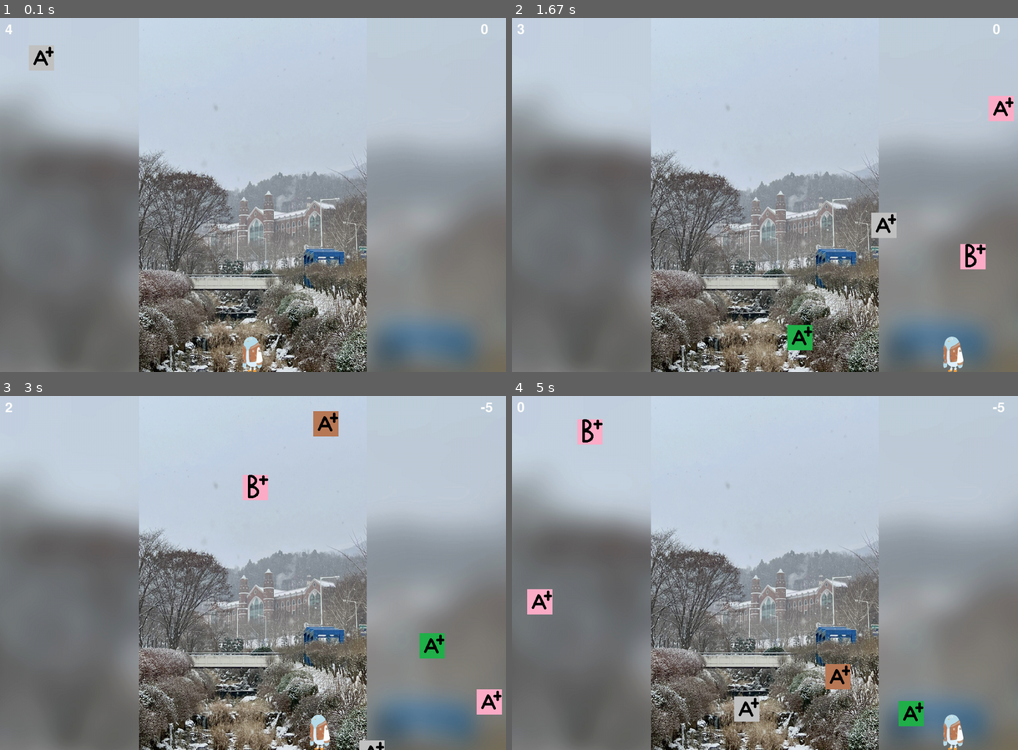
Above: before the commit, frames 1-4 (two rows, left to right).
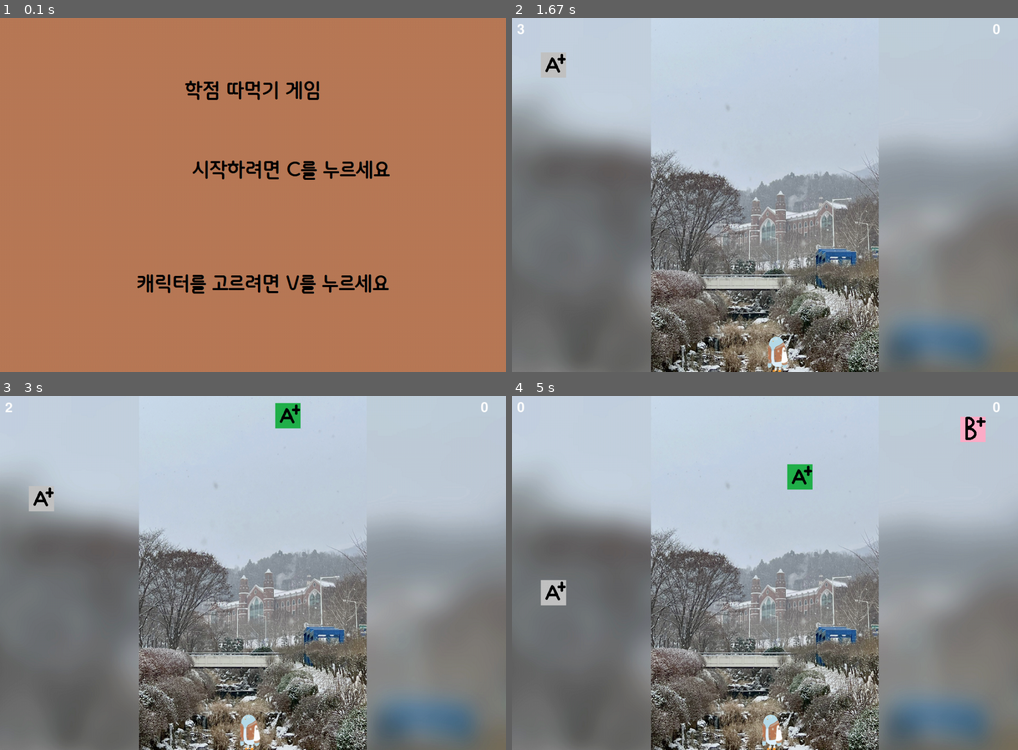
Above: after the commit, the same moments.

Repository: Burna0912/team_project
Game: pygame game, started from workspace/boo_pygame.py
Two runs of this game, one before a commit and one after it. Both use one fixed random seed, a clock stepped at 60 frames per second and the inputs below.
Inputs:
- Up to frame 1 (0.1 s): no input
- Up to frame 2 (1.67 s): tap C at 0.33 s; hold Right 0.67-1.13 s; hold Right 1.17-1.63 s; tap Space at 1.23, 1.53 s
- Up to frame 3 (3 s): hold Left 1.67-2.2 s; tap Space at 1.73, 2.03, 2.3, 2.6, 2.73 s; hold Left 2.23-2.63 s; hold Right from 2.67 s (still down)
- Up to frame 4 (5 s): tap Space at 3.03, 3.4, 3.7, 3.9, 4.2, 4.4, 4.7, 4.9 s; release Right at 3.3 s; hold Left 3.33-3.8 s; hold Right 3.83-4.3 s; hold Right 4.33-4.8 s; hold Left from 4.83 s (still down)

The runs differ from the first frame. In frame 1, 100% of the frame differs, in the area x 0-100%, y 0-100%; in frame 2, 2.4%; in frame 3, 2.8%; in frame 4, 3.4%.

Commit message:
게임 시작 화면 추가, 화면 전환 기능 추가

Diff:
--- a/workspace/boo_pygame.py
+++ b/workspace/boo_pygame.py
@@ -14,12 +14,18 @@
 # 화면 타이틀 설정
 pygame.display.set_caption("BOO GAME")
 
+GAME_START = 0
+GAME_PLAYING = 1
+GAME_OVER = 2
+game_state = GAME_START
+GameOver_screen = pygame.image.load("./../resource/images/game_over.png") #게임 오버 화면
+GameStart_screen = pygame.image.load("./../resource/images/game_start.png") #게임 시작 화면
 # FPS
 clock = pygame.time.Clock()
 
 background_1 = pygame.image.load("./../resource/images/BACK1.png") #1학기 배경
 background_2 = pygame.image.load("./../resource/images/BACK2.png") #2학기 배경
-GameOver = pygame.image.load("./../resource/images/game_over.png") #게임 오버
+
 
 BOO = pygame.image.load("./../resource/images/BOO.png") # 기본 부
 BOO_pink = pygame.image.load("./../resource/images/BOO_pink.png") #핑크색 부
@@ -97,7 +103,7 @@
 
 running = True
 while running:
-    dt = clock.tick(60)
+    dt = clock.tick(120)
 
     # 경과 시간 계산
     elapsed_time = (pygame.time.get_ticks() - start_ticks) / 1000
@@ -109,122 +115,148 @@
         if event.type == pygame.QUIT:
             running = False
 
+        if event.type == pygame.KEYDOWN:
+            if game_state == GAME_START:
+                if event.key == pygame.K_c:  # C 키를 눌렀을 때 게임 시작
+                    game_state = GAME_PLAYING
+            elif game_state == GAME_OVER:
+                if event.key == pygame.K_c:  # C 키를 눌렀을 때 게임 재시작
+                    score = 0
+                    game_state = GAME_PLAYING
+                    start_ticks = pygame.time.get_ticks()
+                    # 게임 상태와 점수 등 초기화
+
+        if game_state == GAME_START:
+        # 게임 시작 화면 출력
+            screen.blit(GameStart_screen, (0, 0))
+
+        elif game_state == GAME_OVER:
+            screen.blit(GameOver_screen, (0, 0))
+
+        elif game_state == GAME_PLAYING:
+        # 게임 플레이 중일 때의 로직
+        # ...
         # 키보드 입력 설정
-        if event.type == pygame.KEYDOWN:
-            if event.key == pygame.K_LEFT:
-                to_x -= boo_speed
-            elif event.key == pygame.K_RIGHT:
-                to_x += boo_speed
-
-
-        if event.type == pygame.KEYUP:
-            if event.key == pygame.K_LEFT or event.key == pygame.K_RIGHT:
-                to_x = 0
-
-    # 부가 화면 밖으로 넘어가지 않도록 조치
-    if BOO_x_pos < 0:
-        BOO_x_pos = 0
-    elif BOO_x_pos > screen_width-BOO_width:
-        BOO_x_pos =screen_width-BOO_width
-
-    BOO_x_pos += to_x * dt
-
-    # 캐릭터 위치 정의 (좌, 우로만 움직이며 대쉬가 있음)
-    A_y_pos += A_speed * dt
-    if A_y_pos > screen_height:
-        A_y_pos = random.randint(-1000, 0)
-        A_x_pos = random.randint(0, screen_width - A_width)
-
-    B_y_pos += B_speed * dt
-    if B_y_pos > screen_height:
-        B_y_pos = random.randint(-500, 0)
-        B_x_pos = random.randint(0, screen_width - B_width)
-
-    C_y_pos += C_speed * dt
-    if C_y_pos > screen_height:
-        C_y_pos = random.randint(-250, 0)
-        C_x_pos = random.randint(0, screen_width - C_width)
-
-    D_y_pos += D_speed * dt
-    if D_y_pos > screen_height:
-        D_y_pos = random.randint(-125, 0)
-        D_x_pos = random.randint(0, screen_width - D_width)
-
-    F_y_pos += F_speed * dt
-    if F_y_pos > screen_height:
-        F_y_pos = 0
-        F_x_pos = random.randint(0, screen_width - F_width)
-
-
-    # 학점 위치 정의 (A+, B+, C+, D+, F마다 다르게 설정)
-
-    # 충돌 처리 (A+: 10점, B+: 7점, C+: 5점, D+: 3점, F: -5점)
-    BOO_rect = BOO.get_rect()
-    BOO_rect.left = BOO_x_pos
-    BOO_rect.top = BOO_y_pos
-
-    A_rect = A.get_rect()
-    A_rect.left = A_x_pos
-    A_rect.top = A_y_pos
-
-    B_rect = B.get_rect()
-    B_rect.left = B_x_pos
-    B_rect.top = B_y_pos
-
-    C_rect = C.get_rect()
-    C_rect.left = C_x_pos
-    C_rect.top = C_y_pos
-
-    D_rect = D.get_rect()
-    D_rect.left = D_x_pos
-    D_rect.top = D_y_pos
-
-    F_rect = F.get_rect()
-    F_rect.left = F_x_pos
-    F_rect.top = F_y_pos
-
-    if BOO_rect.colliderect(A_rect):
-        score += 10
-        A_y_pos = random.randint(-1000, 0)
-    elif BOO_rect.colliderect(B_rect):
-        score += 7
-        B_y_pos = random.randint(-500, 0)
-    elif BOO_rect.colliderect(C_rect):
-        score += 5
-        C_y_pos = random.randint(-250, 0)
-    elif BOO_rect.colliderect(D_rect):
-        score += 3
-        D_y_pos = random.randint(-125, 0)
-    elif BOO_rect.colliderect(F_rect):
-        score -= 5
-        F_y_pos = 0
-
-
-
-
-    if (total_time-elapsed_time) >30: #시간이 30초 이상 남았을 때 1학기 배경화면 출력
-        screen.blit(background_1,(0,0))
-        screen.blit(timer, (10, 10))
-        screen.blit(get_point, (screen_width-50, 10))
-    elif (total_time-elapsed_time) >0: #시간이 30초 이하 남았을 때 2학기 배경화면 출력
-        screen.blit(background_2,(0,0))
-        screen.blit(timer, (10, 10))
-        screen.blit(get_point, (screen_width-50, 10))
-    else:
-        BOO_x_pos = 10000 #남은 시간이 0 일 때 부를 화면에 뜨지 않도록 처리
-        A_x_pos, B_x_pos, C_x_pos, D_x_pos, F_x_pos = 10000, 10000, 10000, 10000, 10000
-        screen.blit(GameOver,(0,0)) #남은 시간이 0 일 때 게임오버 화면 출력
-        screen.blit(get_point, (screen_width/2, screen_height/2))
-
-    screen.blit(BOO_brown, (BOO_x_pos,BOO_y_pos)) #부를 화면에 출력
-    screen.blit(A, (A_x_pos, A_y_pos))
-    screen.blit(B, (B_x_pos, B_y_pos))
-    screen.blit(C, (C_x_pos, C_y_pos))
-    screen.blit(D, (D_x_pos, D_y_pos))
-    screen.blit(F, (F_x_pos, F_y_pos))
+            if event.type == pygame.KEYDOWN:
+                if event.key == pygame.K_LEFT:
+                    to_x -= boo_speed
+                elif event.key == pygame.K_RIGHT:
+                    to_x += boo_speed
+
+
+            if event.type == pygame.KEYUP:
+                if event.key == pygame.K_LEFT or event.key == pygame.K_RIGHT:
+                    to_x = 0
+
+        # 부가 화면 밖으로 넘어가지 않도록 조치
+            if BOO_x_pos < 0:
+                BOO_x_pos = 0
+            elif BOO_x_pos > screen_width-BOO_width:
+                BOO_x_pos =screen_width-BOO_width
+
+            BOO_x_pos += to_x * dt
+
+        # 캐릭터 위치 정의 (좌, 우로만 움직이며 대쉬가 있음)
+            A_y_pos += A_speed * dt
+            if A_y_pos > screen_height:
+                A_y_pos = random.randint(-1000, 0)
+                A_x_pos = random.randint(0, screen_width - A_width)
+
+            B_y_pos += B_speed * dt
+            if B_y_pos > screen_height:
+                B_y_pos = random.randint(-500, 0)
+                B_x_pos = random.randint(0, screen_width - B_width)
+
+            C_y_pos += C_speed * dt
+            if C_y_pos > screen_height:
+                C_y_pos = random.randint(-250, 0)
+                C_x_pos = random.randint(0, screen_width - C_width)
+
+            D_y_pos += D_speed * dt
+            if D_y_pos > screen_height:
+                D_y_pos = random.randint(-125, 0)
+                D_x_pos = random.randint(0, screen_width - D_width)
+
+            F_y_pos += F_speed * dt
+            if F_y_pos > screen_height:
+                F_y_pos = 0
+                F_x_pos = random.randint(0, screen_width - F_width)
+
+
+        # 학점 위치 정의 (A+, B+, C+, D+, F마다 다르게 설정)
+
+        # 충돌 처리 (A+: 10점, B+: 7점, C+: 5점, D+: 3점, F: -5점)
+            BOO_rect = BOO.get_rect()
+            BOO_rect.left = BOO_x_pos
+            BOO_rect.top = BOO_y_pos
+
+            A_rect = A.get_rect()
+            A_rect.left = A_x_pos
+            A_rect.top = A_y_pos
+
+            B_rect = B.get_rect()
+            B_rect.left = B_x_pos
+            B_rect.top = B_y_pos
+
+            C_rect = C.get_rect()
+            C_rect.left = C_x_pos
+            C_rect.top = C_y_pos
+
+            D_rect = D.get_rect()
+            D_rect.left = D_x_pos
+            D_rect.top = D_y_pos
+
+            F_rect = F.get_rect()
+            F_rect.left = F_x_pos
+            F_rect.top = F_y_pos
+
+            if BOO_rect.colliderect(A_rect):
+                score += 10
+                A_y_pos = random.randint(-1000, 0)
+            elif BOO_rect.colliderect(B_rect):
+                score += 7
+                B_y_pos = random.randint(-500, 0)
+            elif BOO_rect.colliderect(C_rect):
+                score += 5
+                C_y_pos = random.randint(-250, 0)
+            elif BOO_rect.colliderect(D_rect):
+                score += 3
+                D_y_pos = random.randint(-125, 0)
+            elif BOO_rect.colliderect(F_rect):
+                score -= 5
+                F_y_pos = 0
+
+
+
+
+            if (total_time-elapsed_time) >30: #시간이 30초 이상 남았을 때 1학기 배경화면 출력
+                screen.blit(background_1,(0,0))
+                screen.blit(timer, (10, 10))
+                screen.blit(get_point, (screen_width-50, 10))
+            elif (total_time-elapsed_time) >0: #시간이 30초 이하 남았을 때 2학기 배경화면 출력
+                screen.blit(background_2,(0,0))
+                screen.blit(timer, (10, 10))
+                screen.blit(get_point, (screen_width-50, 10))
+            else:
+                BOO_x_pos = 10000 #남은 시간이 0 일 때 부를 화면에 뜨지 않도록 처리
+                A_x_pos, B_x_pos, C_x_pos, D_x_pos, F_x_pos = 10000, 10000, 10000, 10000, 10000
+                screen.blit(get_point, (screen_width/2, screen_height/2))
+                game_state = GAME_OVER
+
+            screen.blit(BOO_brown, (BOO_x_pos,BOO_y_pos)) #부를 화면에 출력
+            screen.blit(A, (A_x_pos, A_y_pos))
+            screen.blit(B, (B_x_pos, B_y_pos))
+            screen.blit(C, (C_x_pos, C_y_pos))
+            screen.blit(D, (D_x_pos, D_y_pos))
+            screen.blit(F, (F_x_pos, F_y_pos))
+
+
 
     pygame.display.update()
 
+
 pygame.quit()
 
+
+
 # 원격 업로드 실험
Binary file added: resource/images/game_start.png
